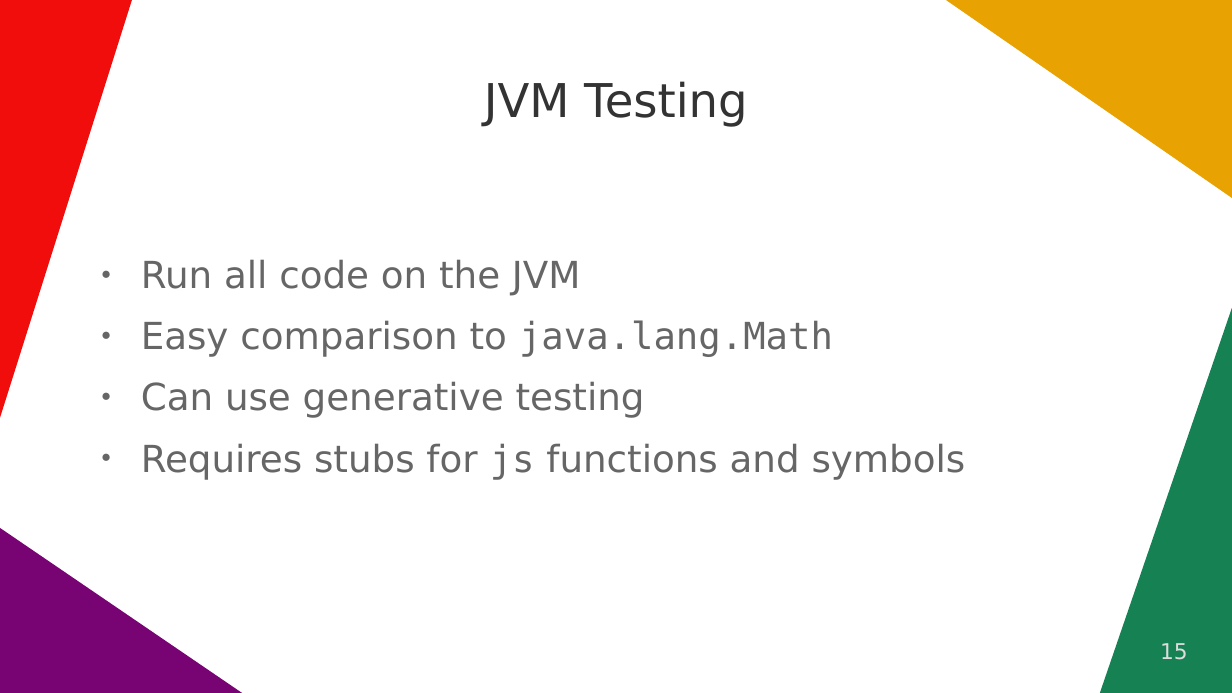
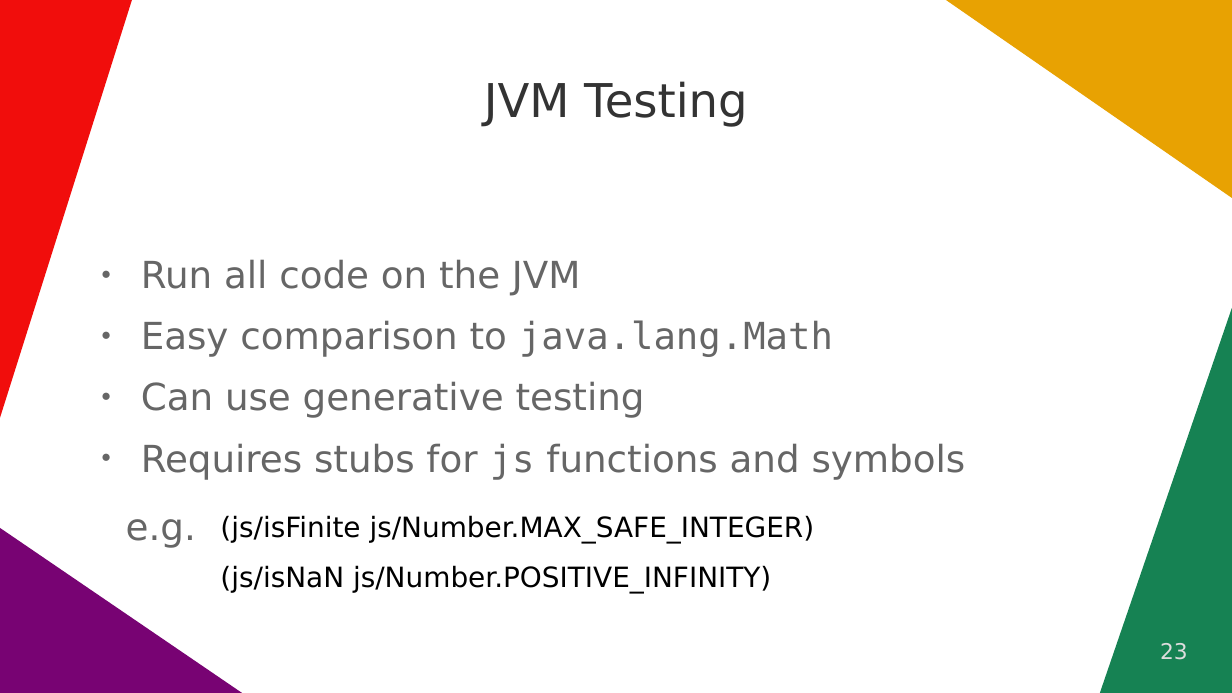
Before and after one commit to quoll/cljs-math, a slide deck: slide 23 of docs/ClojureDays2022.odp (slide 15 before the commit). Drawn at 1232x693 pixels with LibreOffice and Linux fonts; fonts in the diff are those of the drawing. Boxes give left, top, right and bottom in pixels: in the first picture for what was removed or moved away, otherwise in the second. Text is boxed around its words. In the diff, an @@ line names an element or a change of style, - is before the commit and + after.

Commit message:
new slides

```diff
--- a/docs/ClojureDays2022.odp
+++ b/docs/ClojureDays2022.odp
@@ text added at box(126, 519, 196, 548), 24 pt, text #666666 @@
+e.g.
@@ text added at box(220, 515, 815, 593), 18 pt, text #000000 @@
+(js/isFinite js/Number.MAX_SAFE_INTEGER)
+(js/isNaN js/Number.POSITIVE_INFINITY)
@@ page number at box(1160, 643, 1188, 660): text changed @@
-15
+23
```
Also in this commit, not shown: 3 other slides changed, 8 slides added.
